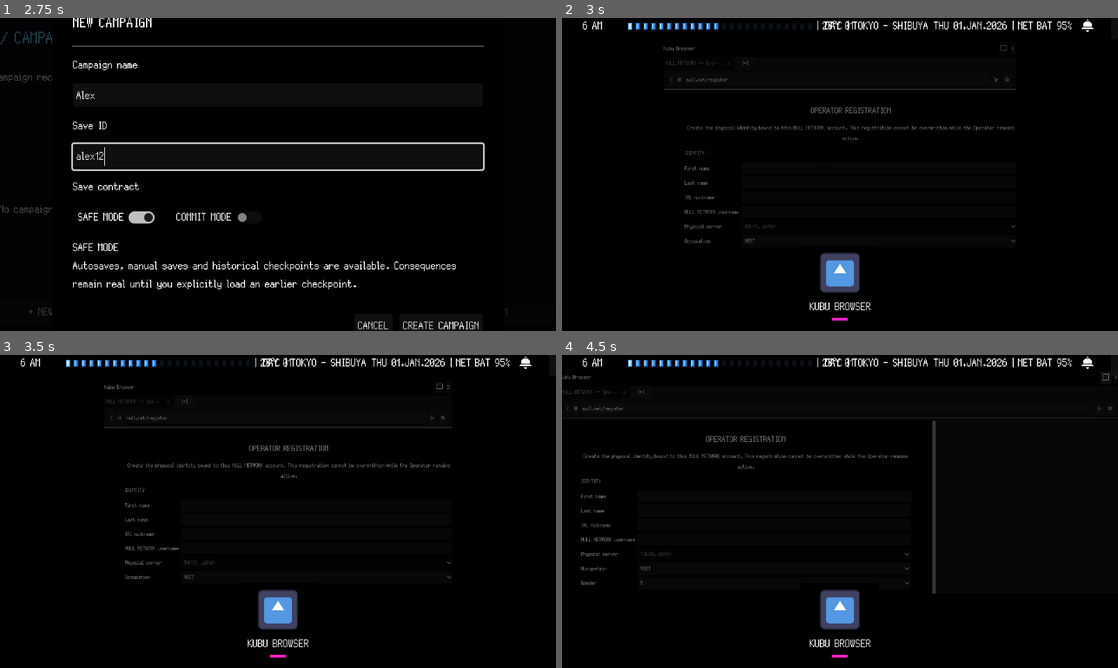
Above: before the commit, frames 1-4 (two rows, left to right).
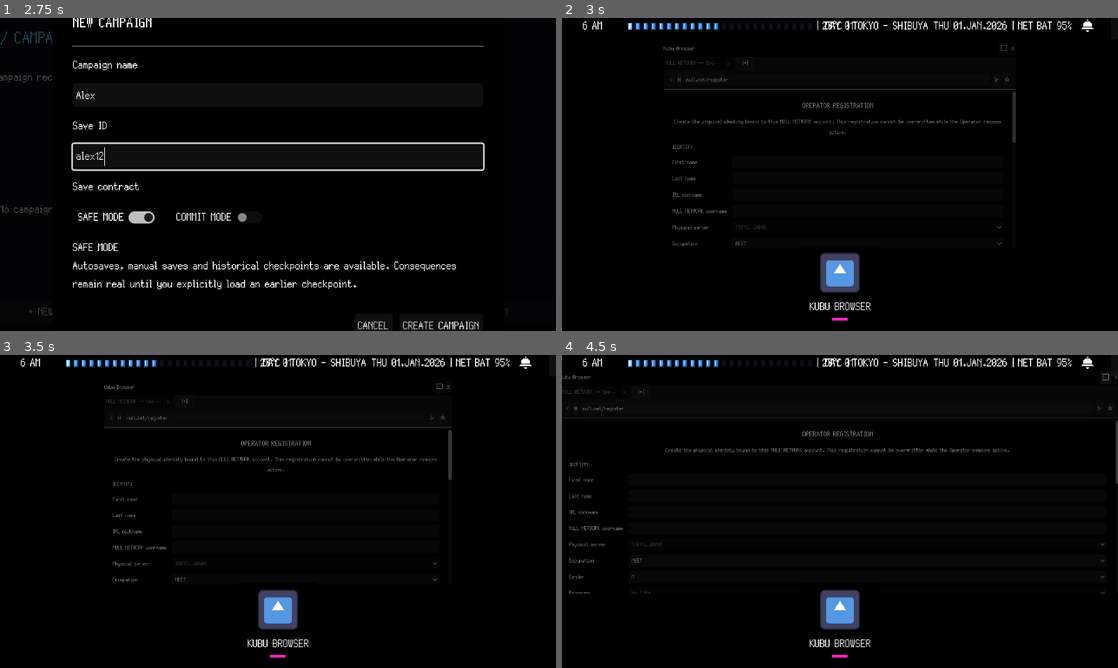
Above: after the commit, the same moments.

Repository: GYU-GAZE/NULL-NETWORK
Game: Godot game, scene res://core/bootstrap/bootstrap.tscn
Same seed, same stepped clock (60 frames per second), same inputs: the game is played once before the commit and once after it. The engine's default icon, where the game draws it, is replaced by a stand-in: a white triangle on a blue panel in a dark square.
Inputs (mouse positions are in pixels of both pictures, inside the frame that each line leads up to):
- Up to frame 1 (2.75 s): click "+ NEW CAMPAIGN" at 0.5 s; click (278, 96) at 1.27 s; type "Alex" at 1.35 s; click (278, 155) at 1.5 s; type "12" at 1.58 s; click "+ NEW CAMPAIGN" at 2 s
- Up to frame 2 (3 s): click "CREATE CAMPAIGN" at 2.75 s
- Up to frame 3 (3.5 s): no input
- Up to frame 4 (4.5 s): click "Debug: Passar tempo" at 3.5 s; click "□" at 4.25 s

Frame 1 is identical in both runs. In frame 2, 1.6% of the frame differs, in the area x 19-82%, y 23-74%; in frame 3, 1.7%; in frame 4, 2.1%, in the area x 1-100%, y 20-77%.

Commit message:
fix(register): make operator form fit and scroll inside browser

Diff:
--- a/apps/browser/sites/null_network/register/operator_creation.tscn
+++ b/apps/browser/sites/null_network/register/operator_creation.tscn
@@ -1,6 +1,7 @@
-[gd_scene load_steps=2 format=3]
+[gd_scene load_steps=3 format=3]
 
 [ext_resource type="Script" path="res://apps/browser/sites/null_network/register/operator_creation.gd" id="1_page"]
+[ext_resource type="Script" path="res://apps/browser/layout/adaptive_browser_page_layout.gd" id="2_adaptive"]
 
 [node name="OperatorCreation" type="PanelContainer"]
 anchors_preset = 15
@@ -8,6 +9,7 @@
 anchor_bottom = 1.0
 grow_horizontal = 2
 grow_vertical = 2
+clip_contents = true
 script = ExtResource("1_page")
 gender_ids = PackedStringArray("male", "female", "other")
 gender_labels = PackedStringArray("M", "F", "Other")
@@ -24,17 +26,22 @@
 hat_ids = PackedStringArray("hat_01", "hat_02", "hat_03")
 facial_accessory_ids = PackedStringArray("facial_accessory_01", "facial_accessory_02", "facial_accessory_03")
 
+[node name="AdaptiveBrowserLayout" type="Node" parent="."]
+script = ExtResource("2_adaptive")
+
 [node name="MasterScroll" type="ScrollContainer" parent="."]
 layout_mode = 2
+size_flags_horizontal = 3
+size_flags_vertical = 3
 horizontal_scroll_mode = 0
 
 [node name="PageMargin" type="MarginContainer" parent="MasterScroll"]
 layout_mode = 2
 size_flags_horizontal = 3
-theme_override_constants/margin_left = 48
-theme_override_constants/margin_top = 28
-theme_override_constants/margin_right = 48
-theme_override_constants/margin_bottom = 36
+theme_override_constants/margin_left = 20
+theme_override_constants/margin_top = 18
+theme_override_constants/margin_right = 20
+theme_override_constants/margin_bottom = 24
 
 [node name="Page" type="VBoxContainer" parent="MasterScroll/PageMargin"]
 layout_mode = 2
@@ -43,7 +50,7 @@
 
 [node name="Title" type="Label" parent="MasterScroll/PageMargin/Page"]
 layout_mode = 2
-theme_override_font_sizes/font_size = 28
+theme_override_font_sizes/font_size = 24
 text = "OPERATOR REGISTRATION"
 horizontal_alignment = 1
 
@@ -66,10 +73,13 @@
 [node name="IdentityGrid" type="GridContainer" parent="MasterScroll/PageMargin/Page/Form"]
 layout_mode = 2
 columns = 2
+theme_override_constants/h_separation = 12
+theme_override_constants/v_separation = 8
 
 [node name="FirstNameLabel" type="Label" parent="MasterScroll/PageMargin/Page/Form/IdentityGrid"]
 layout_mode = 2
 text = "First name"
+
 [node name="FirstNameEdit" type="LineEdit" parent="MasterScroll/PageMargin/Page/Form/IdentityGrid"]
 unique_name_in_owner = true
 layout_mode = 2
@@ -79,6 +89,7 @@
 [node name="LastNameLabel" type="Label" parent="MasterScroll/PageMargin/Page/Form/IdentityGrid"]
 layout_mode = 2
 text = "Last name"
+
 [node name="LastNameEdit" type="LineEdit" parent="MasterScroll/PageMargin/Page/Form/IdentityGrid"]
 unique_name_in_owner = true
 layout_mode = 2
@@ -88,6 +99,7 @@
 [node name="NicknameLabel" type="Label" parent="MasterScroll/PageMargin/Page/Form/IdentityGrid"]
 layout_mode = 2
 text = "IRL nickname"
+
 [node name="NicknameEdit" type="LineEdit" parent="MasterScroll/PageMargin/Page/Form/IdentityGrid"]
 unique_name_in_owner = true
 layout_mode = 2
@@ -97,6 +109,7 @@
 [node name="UsernameLabel" type="Label" parent="MasterScroll/PageMargin/Page/Form/IdentityGrid"]
 layout_mode = 2
 text = "NULL NETWORK username"
+
 [node name="UsernameEdit" type="LineEdit" parent="MasterScroll/PageMargin/Page/Form/IdentityGrid"]
 unique_name_in_owner = true
 layout_mode = 2
@@ -106,6 +119,7 @@
 [node name="ServerLabel" type="Label" parent="MasterScroll/PageMargin/Page/Form/IdentityGrid"]
 layout_mode = 2
 text = "Physical server"
+
 [node name="ServerOption" type="OptionButton" parent="MasterScroll/PageMargin/Page/Form/IdentityGrid"]
 unique_name_in_owner = true
 layout_mode = 2
@@ -114,6 +128,7 @@
 [node name="OccupationLabel" type="Label" parent="MasterScroll/PageMargin/Page/Form/IdentityGrid"]
 layout_mode = 2
 text = "Occupation"
+
 [node name="OccupationOption" type="OptionButton" parent="MasterScroll/PageMargin/Page/Form/IdentityGrid"]
 unique_name_in_owner = true
 layout_mode = 2
@@ -122,6 +137,7 @@
 [node name="GenderLabel" type="Label" parent="MasterScroll/PageMargin/Page/Form/IdentityGrid"]
 layout_mode = 2
 text = "Gender"
+
 [node name="GenderOption" type="OptionButton" parent="MasterScroll/PageMargin/Page/Form/IdentityGrid"]
 unique_name_in_owner = true
 layout_mode = 2
@@ -130,6 +146,7 @@
 [node name="PronounsLabel" type="Label" parent="MasterScroll/PageMargin/Page/Form/IdentityGrid"]
 layout_mode = 2
 text = "Pronouns"
+
 [node name="PronounOption" type="OptionButton" parent="MasterScroll/PageMargin/Page/Form/IdentityGrid"]
 unique_name_in_owner = true
 layout_mode = 2
@@ -138,6 +155,7 @@
 [node name="AvatarLabel" type="Label" parent="MasterScroll/PageMargin/Page/Form/IdentityGrid"]
 layout_mode = 2
 text = "Forum avatar"
+
 [node name="AvatarOption" type="OptionButton" parent="MasterScroll/PageMargin/Page/Form/IdentityGrid"]
 unique_name_in_owner = true
 layout_mode = 2
@@ -155,18 +173,23 @@
 
 [node name="AppearanceGrid" type="GridContainer" parent="MasterScroll/PageMargin/Page/Form"]
 layout_mode = 2
-columns = 4
+columns = 2
+theme_override_constants/h_separation = 12
+theme_override_constants/v_separation = 8
 
 [node name="BodyLabel" type="Label" parent="MasterScroll/PageMargin/Page/Form/AppearanceGrid"]
 layout_mode = 2
 text = "Body"
+
 [node name="BodyOption" type="OptionButton" parent="MasterScroll/PageMargin/Page/Form/AppearanceGrid"]
 unique_name_in_owner = true
 layout_mode = 2
 size_flags_horizontal = 3
+
 [node name="FaceLabel" type="Label" parent="MasterScroll/PageMargin/Page/Form/AppearanceGrid"]
 layout_mode = 2
 text = "Face"
+
 [node name="FaceOption" type="OptionButton" parent="MasterScroll/PageMargin/Page/Form/AppearanceGrid"]
 unique_name_in_owner = true
 layout_mode = 2
@@ -175,13 +198,16 @@
 [node name="EyesLabel" type="Label" parent="MasterScroll/PageMargin/Page/Form/AppearanceGrid"]
 layout_mode = 2
 text = "Eyes"
+
 [node name="EyeOption" type="OptionButton" parent="MasterScroll/PageMargin/Page/Form/AppearanceGrid"]
 unique_name_in_owner = true
 layout_mode = 2
 size_flags_horizontal = 3
+
 [node name="OuterLabel" type="Label" parent="MasterScroll/PageMargin/Page/Form/AppearanceGrid"]
 layout_mode = 2
 text = "Outer"
+
 [node name="OuterOption" type="OptionButton" parent="MasterScroll/PageMargin/Page/Form/AppearanceGrid"]
 unique_name_in_owner = true
 layout_mode = 2
@@ -190,13 +216,16 @@
 [node name="MiddleLabel" type="Label" parent="MasterScroll/PageMargin/Page/Form/AppearanceGrid"]
 layout_mode = 2
 text = "Middle"
+
 [node name="MiddleOption" type="OptionButton" parent="MasterScroll/PageMargin/Page/Form/AppearanceGrid"]
 unique_name_in_owner = true
 layout_mode = 2
 size_flags_horizontal = 3
+
 [node name="LowerLabel" type="Label" parent="MasterScroll/PageMargin/Page/Form/AppearanceGrid"]
 layout_mode = 2
 text = "Lower"
+
 [node name="LowerOption" type="OptionButton" parent="MasterScroll/PageMargin/Page/Form/AppearanceGrid"]
 unique_name_in_owner = true
 layout_mode = 2
@@ -205,13 +234,16 @@
 [node name="HatLabel" type="Label" parent="MasterScroll/PageMargin/Page/Form/AppearanceGrid"]
 layout_mode = 2
 text = "Hat"
+
 [node name="HatOption" type="OptionButton" parent="MasterScroll/PageMargin/Page/Form/AppearanceGrid"]
 unique_name_in_owner = true
 layout_mode = 2
 size_flags_horizontal = 3
+
 [node name="AccessoryLabel" type="Label" parent="MasterScroll/PageMargin/Page/Form/AppearanceGrid"]
 layout_mode = 2
 text = "Face accessory"
+
 [node name="AccessoryOption" type="OptionButton" parent="MasterScroll/PageMargin/Page/Form/AppearanceGrid"]
 unique_name_in_owner = true
 layout_mode = 2
@@ -224,38 +256,51 @@
 
 [node name="TendencyGrid" type="GridContainer" parent="MasterScroll/PageMargin/Page/Form"]
 layout_mode = 2
-columns = 4
+columns = 2
+theme_override_constants/h_separation = 12
+theme_override_constants/v_separation = 8
 
 [node name="ValourLabel" type="Label" parent="MasterScroll/PageMargin/Page/Form/TendencyGrid"]
 layout_mode = 2
 text = "VALOUR"
+
 [node name="ValourSpin" type="SpinBox" parent="MasterScroll/PageMargin/Page/Form/TendencyGrid"]
 unique_name_in_owner = true
 layout_mode = 2
+size_flags_horizontal = 3
 max_value = 15.0
 value = 4.0
+
 [node name="LogicLabel" type="Label" parent="MasterScroll/PageMargin/Page/Form/TendencyGrid"]
 layout_mode = 2
 text = "LOGIC"
+
 [node name="LogicSpin" type="SpinBox" parent="MasterScroll/PageMargin/Page/Form/TendencyGrid"]
 unique_name_in_owner = true
 layout_mode = 2
+size_flags_horizontal = 3
 max_value = 15.0
 value = 4.0
+
 [node name="SyncLabel" type="Label" parent="MasterScroll/PageMargin/Page/Form/TendencyGrid"]
 layout_mode = 2
 text = "SYNC"
+
 [node name="SyncSpin" type="SpinBox" parent="MasterScroll/PageMargin/Page/Form/TendencyGrid"]
 unique_name_in_owner = true
 layout_mode = 2
+size_flags_horizontal = 3
 max_value = 15.0
 value = 4.0
+
 [node name="SelfLabel" type="Label" parent="MasterScroll/PageMargin/Page/Form/TendencyGrid"]
 layout_mode = 2
 text = "SELF"
+
 [node name="SelfSpin" type="SpinBox" parent="MasterScroll/PageMargin/Page/Form/TendencyGrid"]
 unique_name_in_owner = true
 layout_mode = 2
+size_flags_horizontal = 3
 max_value = 15.0
 value = 3.0
 
